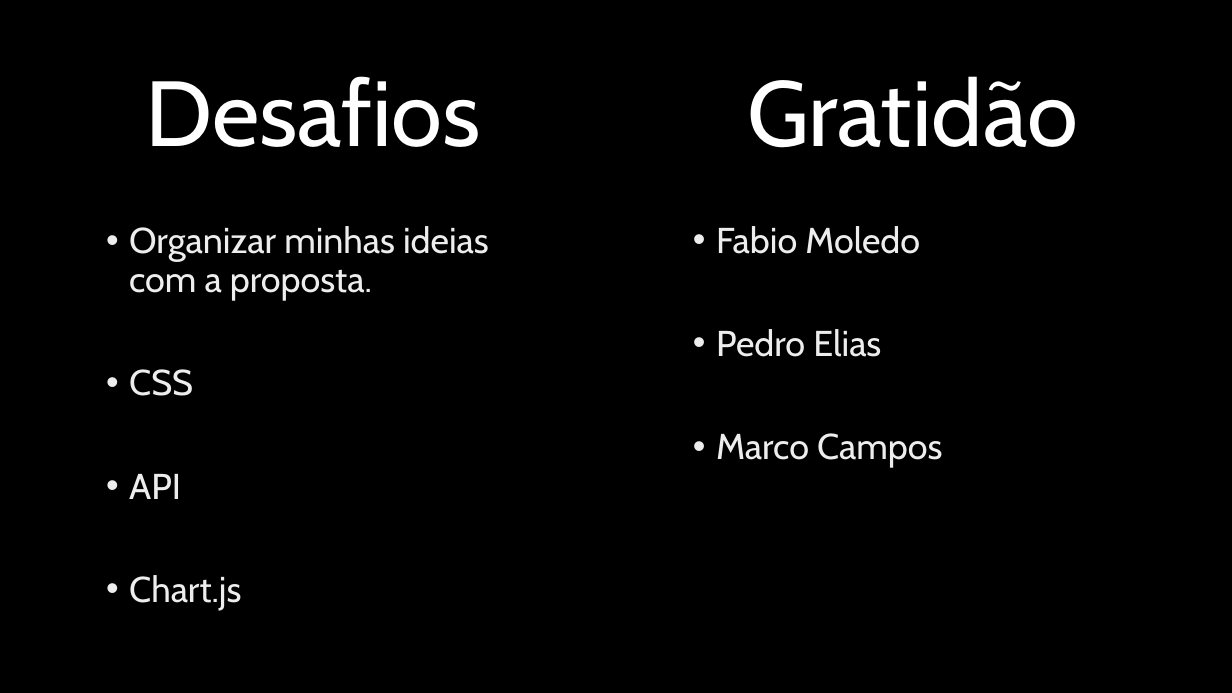
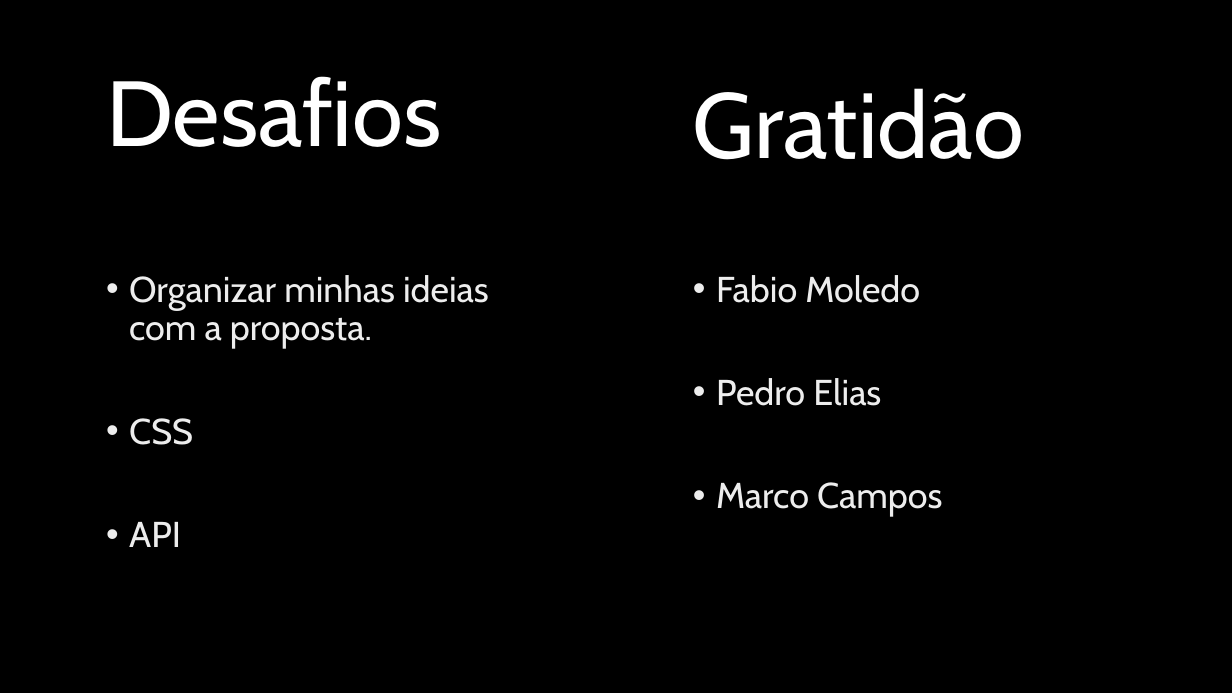
Before and after one commit to VictorRLage/K-21-finished, a slide deck: slide 5 of Documentação/Projeto Individual.pptx. Drawn at 1232x693 pixels with LibreOffice and Linux fonts; fonts in the diff are those of the drawing; background and template pictures are left out. Boxes give left, top, right and bottom in pixels: in the first picture for what was removed or moved away, otherwise in the second. Text is boxed around its words. In the diff, an @@ line names an element or a change of style, - is before the commit and + after.

```diff
--- a/Documentação/Projeto Individual.pptx
+++ b/Documentação/Projeto Individual.pptx
@@ text "Desafios": place and size @@
-text "Desafios" at box(146, 76, 481, 147)
+text "Desafios" at box(106, 76, 441, 147)
@@ text "Gratidão": place and size @@
-text "Gratidão" at box(747, 76, 1078, 148)
+text "Gratidão" at box(693, 88, 1024, 160)
@@ text "Organizar minhas ideias com a ...": place and size @@
-text "Organizar minhas ideias com a ..." at box(129, 226, 489, 611)
+text "Organizar minhas ideias com a ..." at box(129, 275, 489, 547)
@@ text "Fabio Moledo": place and size @@
-text "Fabio Moledo" at box(716, 226, 942, 468)
+text "Fabio Moledo" at box(716, 275, 942, 517)
@@ text at box(129, 575, 241, 611): paragraph removed @@
-• Chart.js
```
Also in this commit, not shown: 1 other slide changed, 1 other file.
